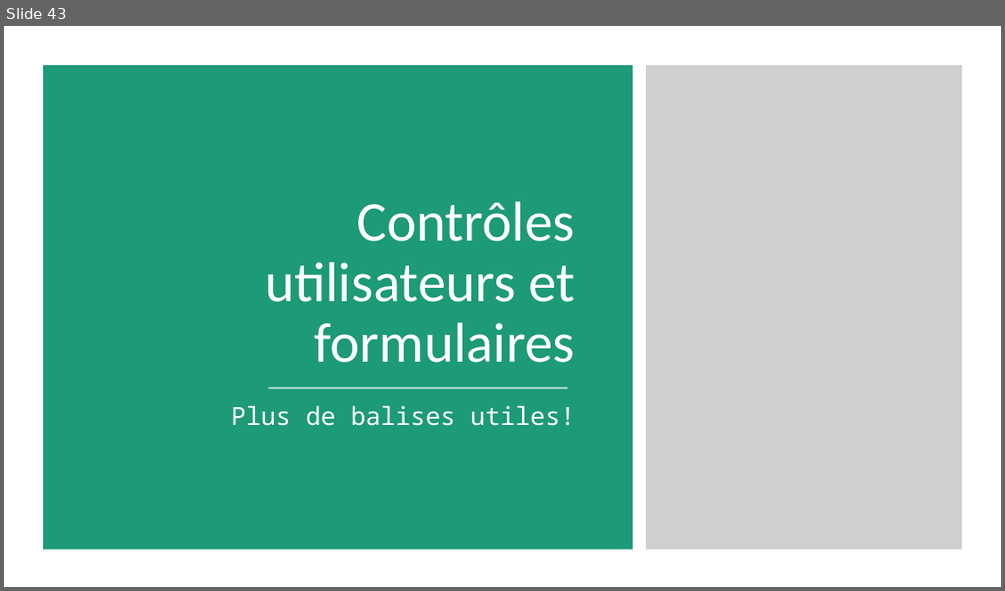
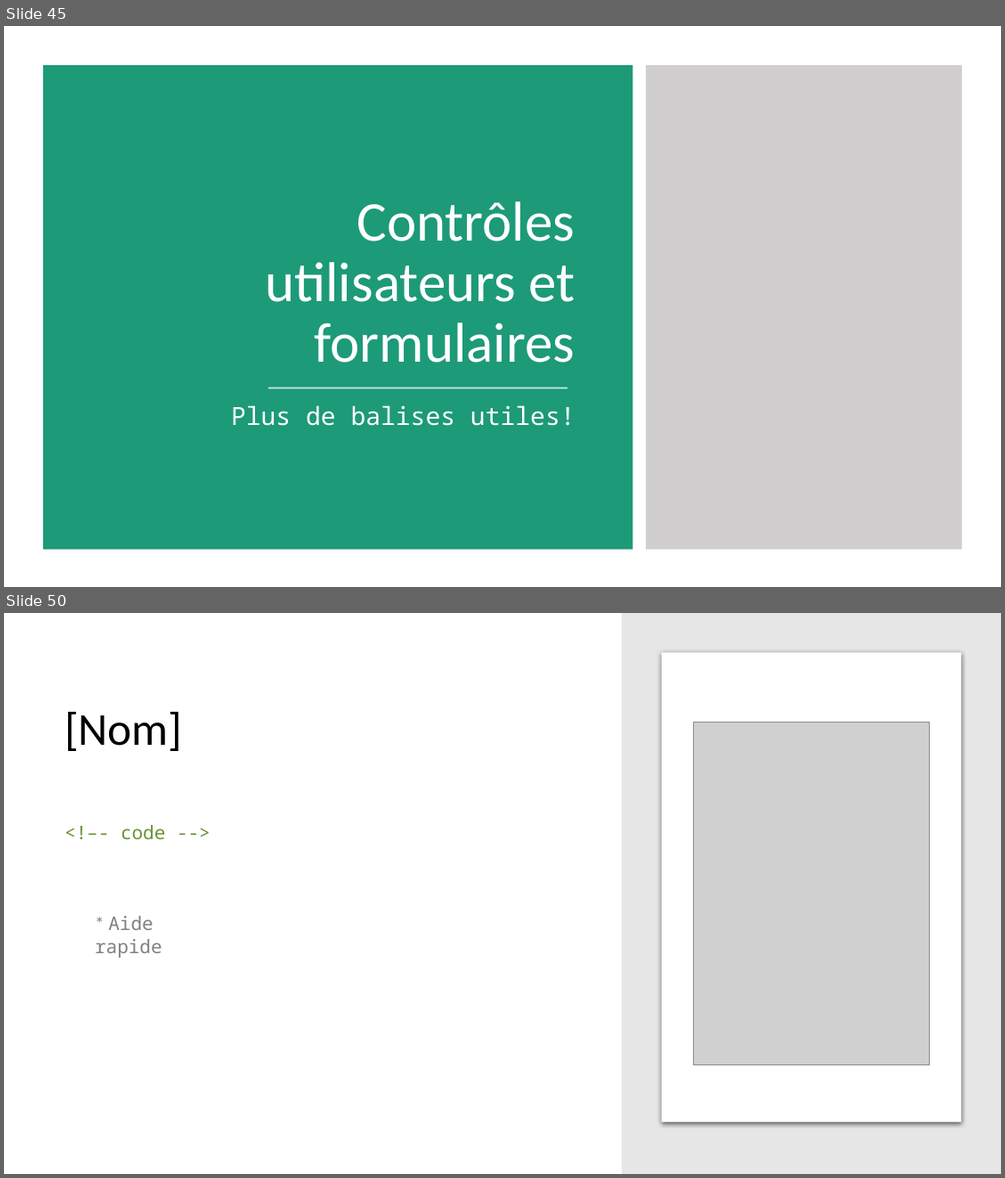
Before and after one commit to fragmatyc/SAAQ, a slide deck: HTML/1. Présentation/Cours HTML - v1.0.pptx. Shown one above the other, each under a label of ours: slide 43 before the commit, slides 45 and 50 after it; the slides between them are not shown. The pictures are 1005x591 and 1005x1178 pixels, drawn with LibreOffice and Linux fonts; fonts in the diff are those of the drawing; grey boxes stand for pictures. Boxes give left, top, right and bottom in pixels: in the first picture for what was removed or moved away, otherwise in the second. Text is boxed around its words. In the diff, an @@ line names an element or a change of style, - is before the commit and + after.

```diff
--- a/HTML/1. Présentation/Cours HTML - v1.0.pptx
+++ b/HTML/1. Présentation/Cours HTML - v1.0.pptx
@@ slide 50 added at [4, 613, 1001, 1174], background #FFFFFF @@
@@ rectangle added at [622, 613, 1001, 1174], fill #E7E6E6 @@
@@ rounded rectangle added at [662, 653, 961, 1122], fill #FFFFFF @@
@@ title added at [65, 712, 183, 751], 44 pt, text #000000 @@
+[Nom]
@@ picture added at [694, 722, 930, 1064] @@
@@ text added at [121, 825, 165, 839], 18 pt, text #699331 @@
+<!–- code -->
@@ text added at [95, 916, 162, 957], 18 pt, text #808080 @@
+* Aide rapide
@@ what was slide 43 is now slide 45 @@
```
Also in this commit, not shown: 6 other slides added.
